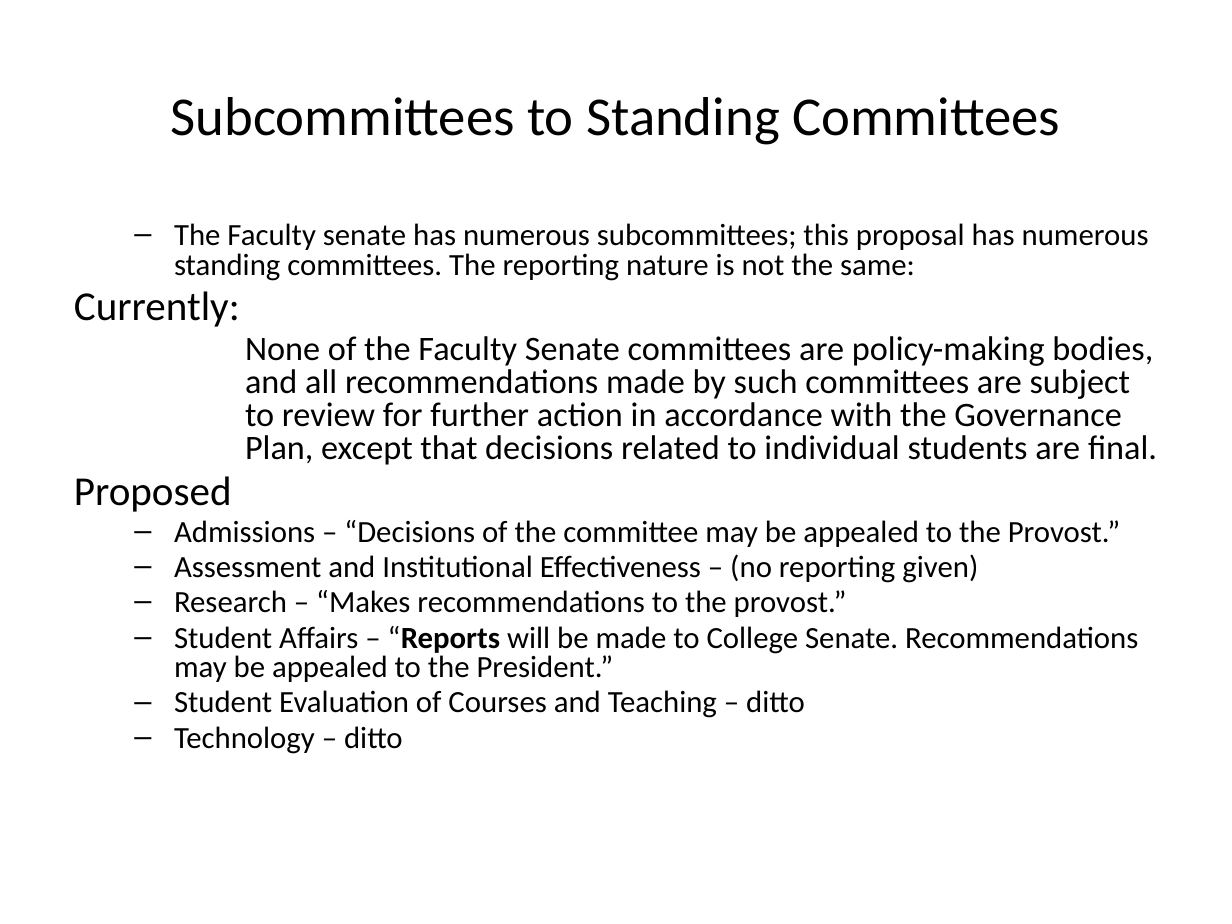
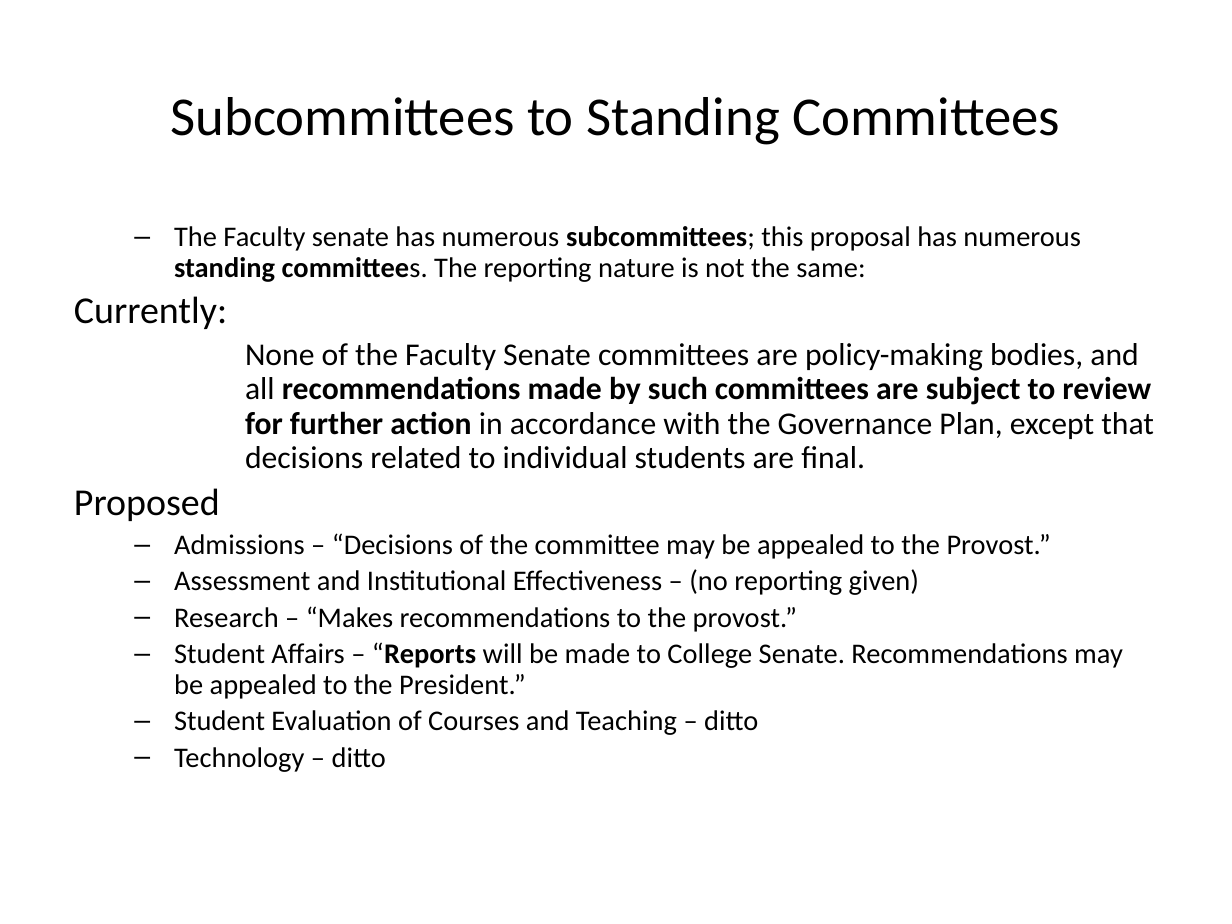
Before and after one commit to csi-covid19/csi-covid19.github.io, a slide deck: slide 9 of CCFS/Mar-SpecialMeeting/Proposed-changes.pptx. Drawn at 1232x924 pixels with LibreOffice and Linux fonts; fonts in the diff are those of the drawing. Boxes give left, top, right and bottom in pixels: in the first picture for what was removed or moved away, otherwise in the second. Text is boxed around its words. In the diff, an @@ line names an element or a change of style, - is before the commit and + after.

```diff
--- a/CCFS/Mar-SpecialMeeting/Proposed-changes.pptx
+++ b/CCFS/Mar-SpecialMeeting/Proposed-changes.pptx
@@ text "The Faculty senate has numerous ..." at bbox=[74, 226, 1154, 772]: size 18 to 16.6 pt in "The Faculty senate has numerous subcommittees; this ...", "Admissions – “Decisions of the committee may ...", "Assessment and Institutional Effectiveness – (no reporting ...", "Research – “Makes recommendations to the provost.”" and 3 more places; bold on in "subcommittees; standing committees.", "recommendations made by such committees are subject ..."; size 24 to 22.2 pt in "Currently:", "Proposed"; size 20 to 18.5 pt in "None of the Faculty Senate committees are ..."; line spacing 0.8 to 0.9 @@
```
Also in this commit, not shown: 10 other slides changed, 1 slide added.
